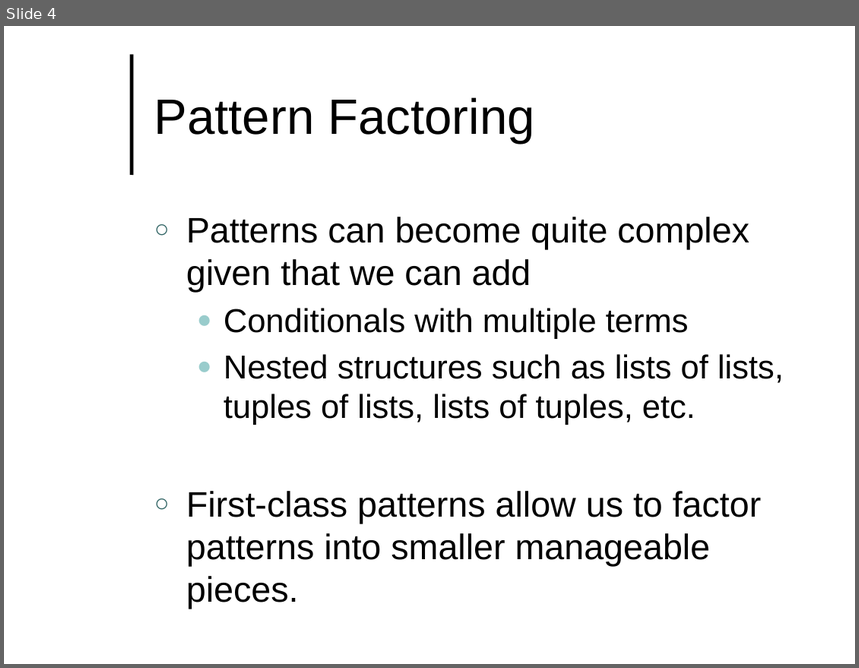
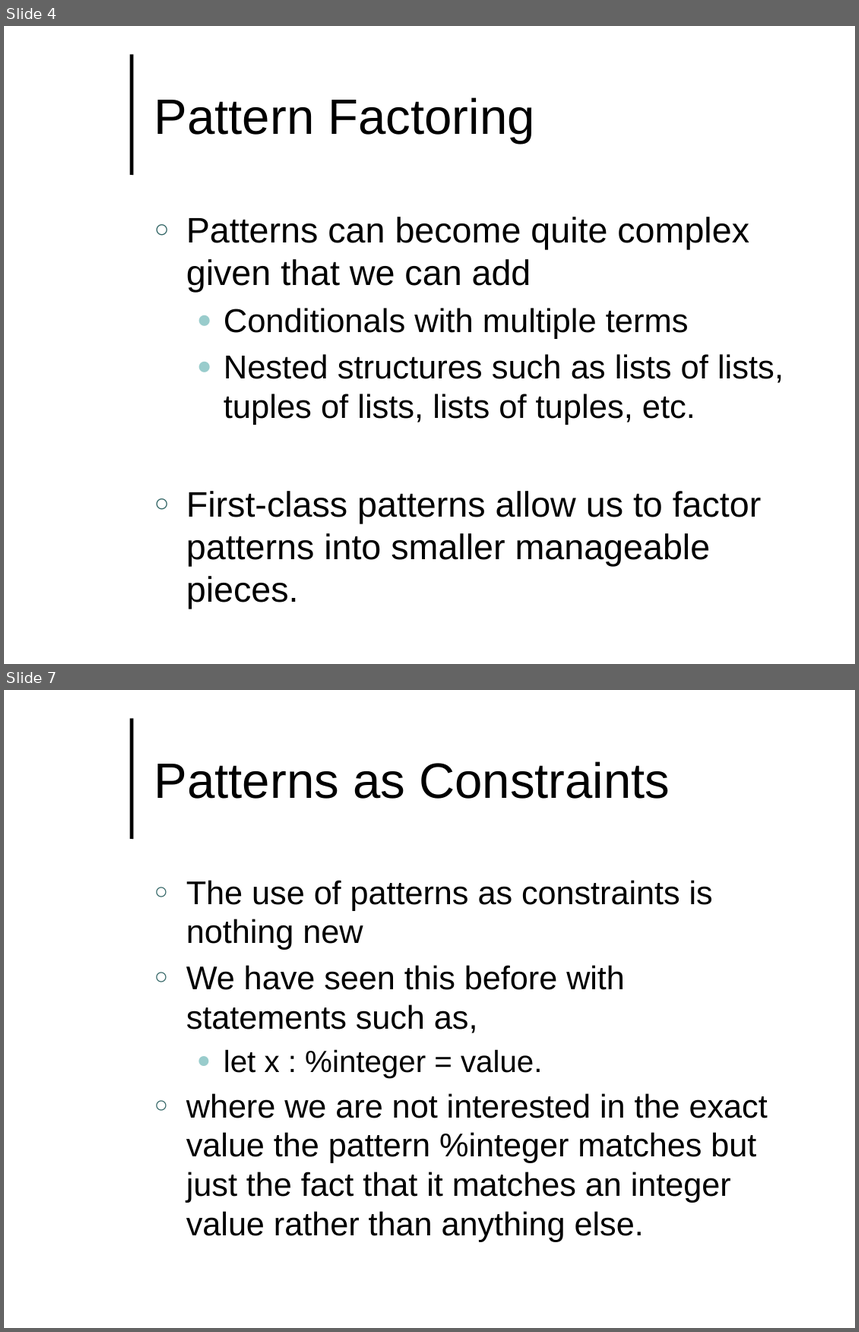
Before and after one commit to lutzhamel/CSC493, a slide deck: notes/csc493-ln015.pptx. Shown one above the other, each under a label of ours: slide 4 before the commit, slides 4 and 7 after it; the slides between them are not shown. The pictures are 859x668 and 859x1332 pixels, drawn with LibreOffice and Linux fonts; fonts in the diff are those of the drawing; background and template pictures are left out. Boxes give left, top, right and bottom in pixels: in the first picture for what was removed or moved away, otherwise in the second. Text is boxed around its words. In the diff, an @@ line names an element or a change of style, - is before the commit and + after.

```diff
--- a/notes/csc493-ln015.pptx
+++ b/notes/csc493-ln015.pptx
@@ slide 7 added at [4,690,855,1328], background #FFFFFF; not listed: 1 template element that a slide beside it also shows @@
@@ title added at [154,761,670,799], 42 pt, text #000000 @@
+Patterns as Constraints
@@ text added at [186,880,768,1242], 27.8 pt, text #000000 @@
+○ The use of patterns as constraints is nothing new
+○ We have seen this before with statements such as,
+  ● let x : %integer = value.
+○ where we are not interested in the exact value the pattern %integer matches but just the fact that it matches an integer value rather than anything else.
```
Also in this commit, not shown: 2 slides changed, 10 other slides added, 7 other files.
